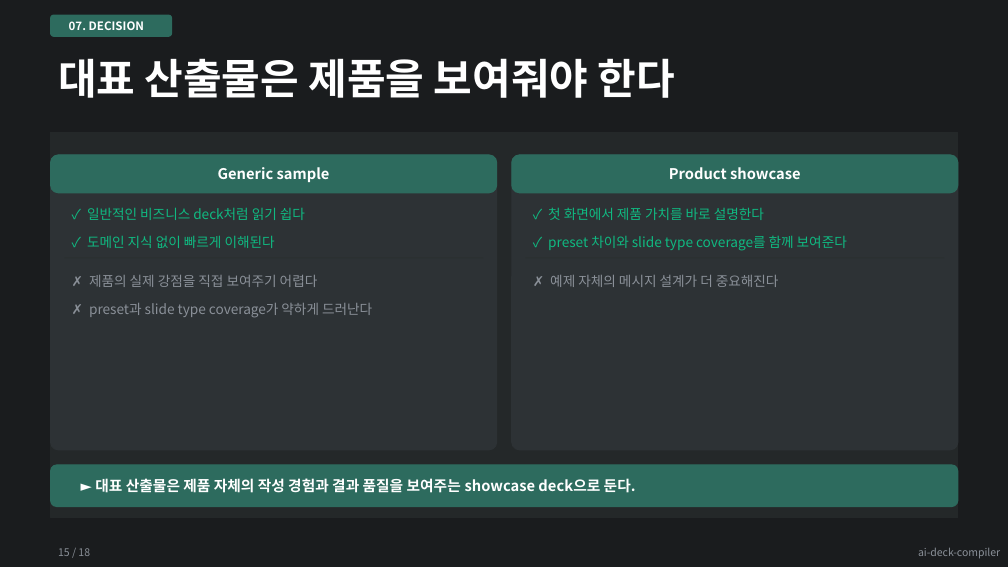
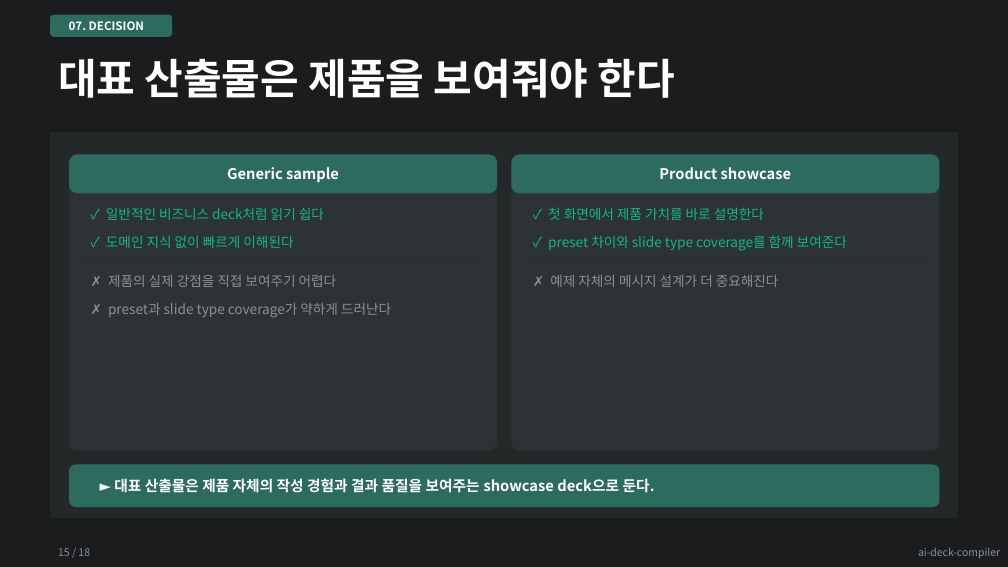
Before and after one commit to kyungseo/ai-deck-compiler, a slide deck: slide 15 of examples/results/showcase-teal-dark.pptx. Drawn at 1008x567 pixels with LibreOffice and Linux fonts; fonts in the diff are those of the drawing. Boxes give left, top, right and bottom in pixels: in the first picture for what was removed or moved away, otherwise in the second. Text is boxed around its words. In the diff, an @@ line names an element or a change of style, - is before the commit and + after.

```diff
--- a/examples/results/showcase-teal-dark.pptx
+++ b/examples/results/showcase-teal-dark.pptx
@@ text "Generic sample": place and size @@
-text "Generic sample" at (218,167,330,182)
+text "Generic sample" at (227,167,339,182)
@@ rounded rectangle: place and size @@
-rounded rectangle at (51,155,497,450)
+rounded rectangle at (70,155,497,450)
@@ rounded rectangle: place and size @@
-rounded rectangle at (51,155,497,193)
+rounded rectangle at (70,155,497,193)
@@ text "Product showcase": place and size @@
-text "Product showcase" at (669,167,801,179)
+text "Product showcase" at (659,167,792,179)
@@ rounded rectangle: place and size @@
-rounded rectangle at (512,155,958,450)
+rounded rectangle at (512,155,939,450)
@@ rounded rectangle: place and size @@
-rounded rectangle at (512,155,958,193)
+rounded rectangle at (512,155,939,193)
@@ text "✓ 일반적인 비즈니스 deck처럼 읽기 ...": place and size @@
-text "✓ 일반적인 비즈니스 deck처럼 읽기 ..." at (87,208,305,220)
+text "✓ 일반적인 비즈니스 deck처럼 읽기 ..." at (106,208,324,220)
@@ text "✓ 도메인 지식 없이 빠르게 ...": place and size @@
-text "✓ 도메인 지식 없이 빠르게 ..." at (87,236,275,248)
+text "✓ 도메인 지식 없이 빠르게 ..." at (106,236,293,248)
@@ text "✗ 제품의 실제 강점을 직접 ...": place and size @@
-text "✗ 제품의 실제 강점을 직접 ..." at (89,275,318,287)
+text "✗ 제품의 실제 강점을 직접 ..." at (108,275,337,287)
@@ text "✗ preset과 slide type coverage가 ...": place and size @@
-text "✗ preset과 slide type coverage가 ..." at (145,303,372,317)
+text "✗ preset과 slide type coverage가 ..." at (164,303,391,317)
@@ rounded rectangle: place and size @@
-rounded rectangle at (51,465,958,507)
+rounded rectangle at (70,465,939,507)
@@ text "► 대표 산출물은 제품 자체의 ...": place and size @@
-text "► 대표 산출물은 제품 자체의 ..." at (95,478,636,493)
+text "► 대표 산출물은 제품 자체의 ..." at (114,478,655,493)
```
Also in this commit, not shown: 11 other slides changed, 20 other files.
